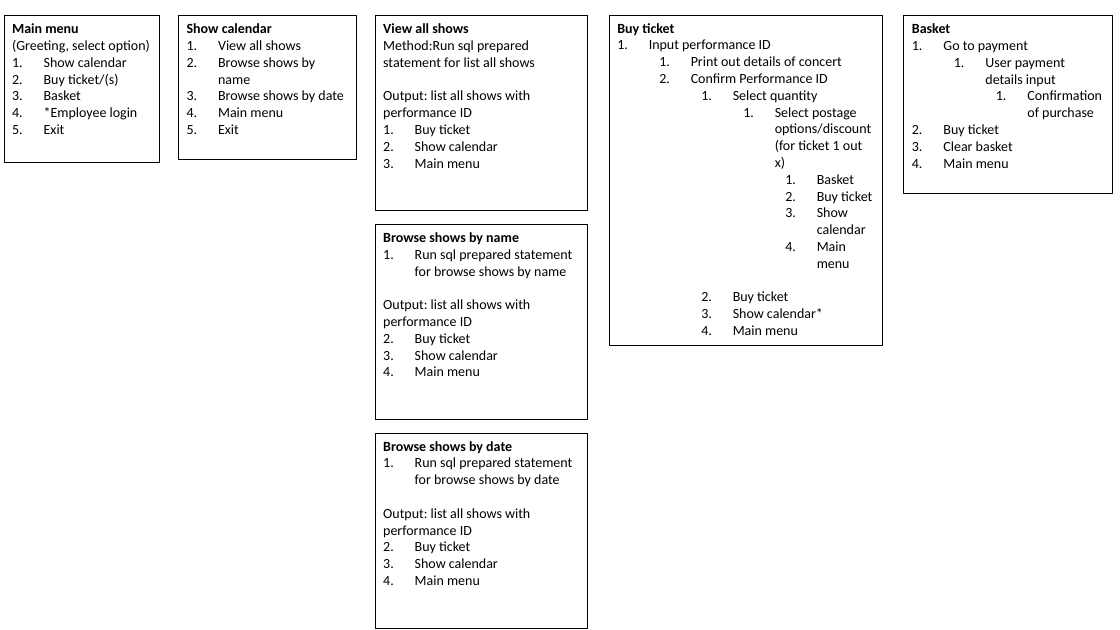
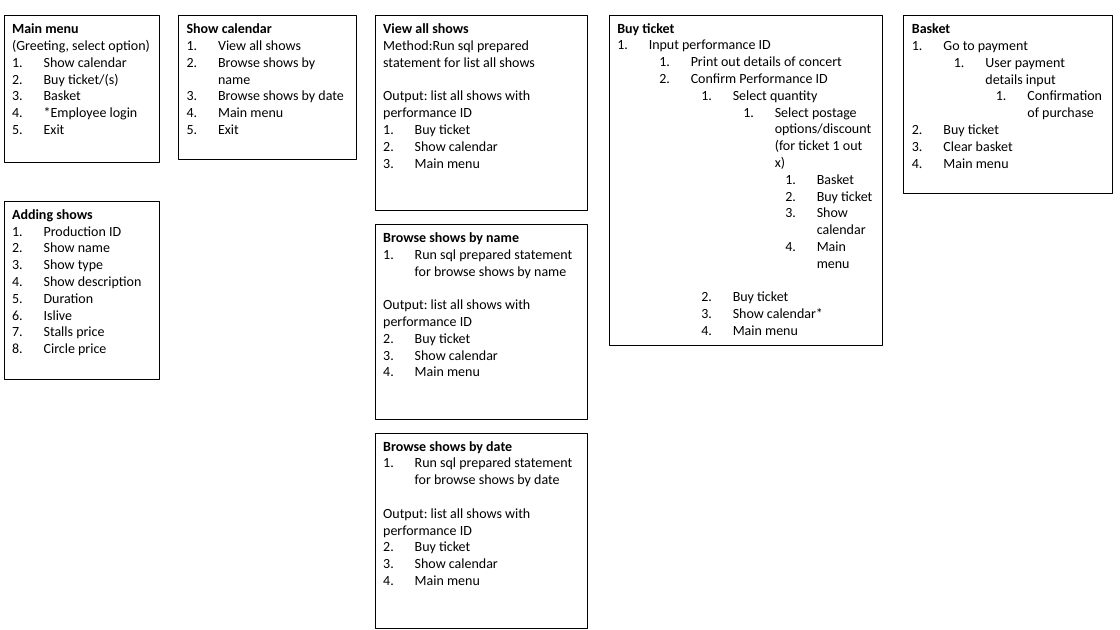
Before and after one commit to SpyroFenton/theTheatreRoyal, a slide deck: slide 1 of ControllerBranch.pptx. Drawn at 1120x630 pixels with LibreOffice and Linux fonts; fonts in the diff are those of the drawing. Boxes give left, top, right and bottom in pixels: in the first picture for what was removed or moved away, otherwise in the second. Text is boxed around its words. In the diff, an @@ line names an element or a change of style, - is before the commit and + after.

```diff
--- a/ControllerBranch.pptx
+++ b/ControllerBranch.pptx
@@ rectangle added at [4, 202, 160, 380], outline #000000 0.5 pt, 12 pt, text #000000 @@
+Adding shows
+1. Production ID
+2. Show name
+3. Show type
+4. Show description
+5. Duration
+6. Islive
+7. Stalls price
+8. Circle price
```
Also in this commit, not shown: 1 slide added.
